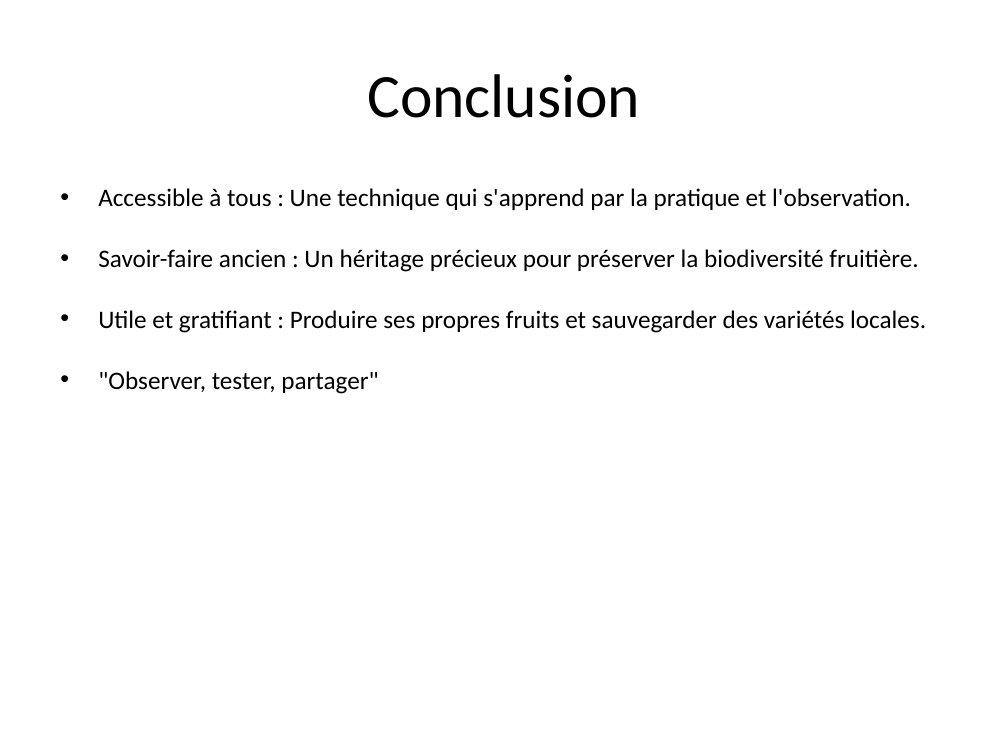
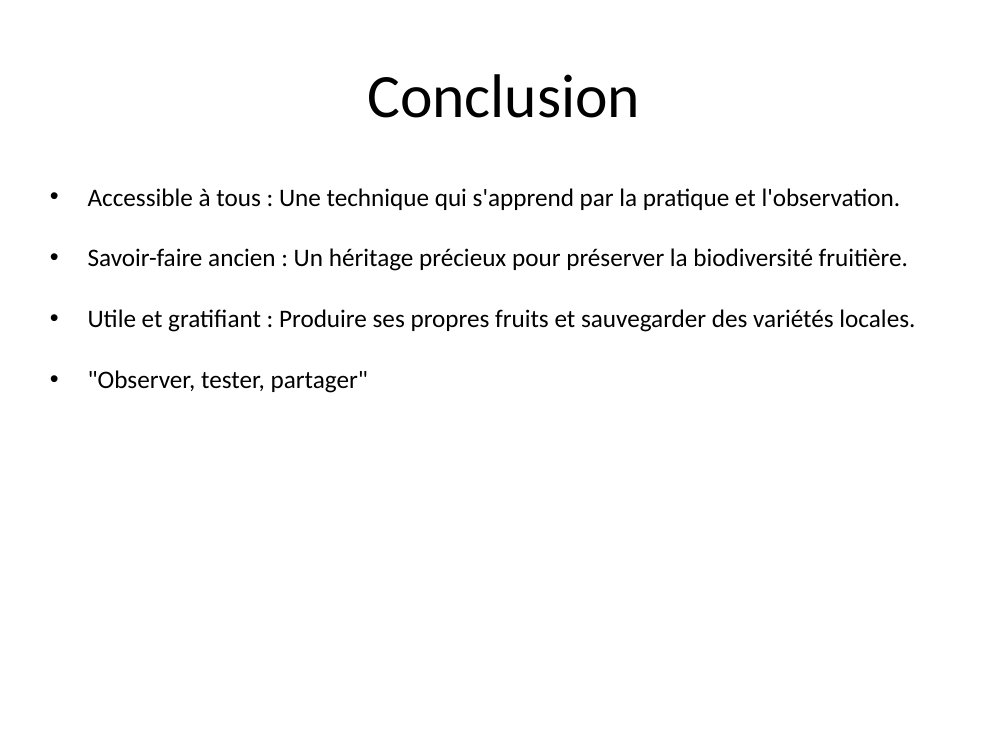
Before and after one commit to tranber28/greffe-arbres, a slide deck: slide 40 of greffe_arbres_final.odp. Drawn at 1008x756 pixels with LibreOffice and Linux fonts; fonts in the diff are those of the drawing. Boxes give left, top, right and bottom in pixels: in the first picture for what was removed or moved away, otherwise in the second. Text is boxed around its words. In the diff, an @@ line names an element or a change of style, - is before the commit and + after.

```diff
--- a/greffe_arbres_final.odp
+++ b/greffe_arbres_final.odp
@@ text "Accessible à tous : Une ...": place and size @@
-text "Accessible à tous : Une ..." at [98, 188, 926, 394]
+text "Accessible à tous : Une ..." at [88, 188, 915, 393]
```
Also in this commit, not shown: 1 slide added.
